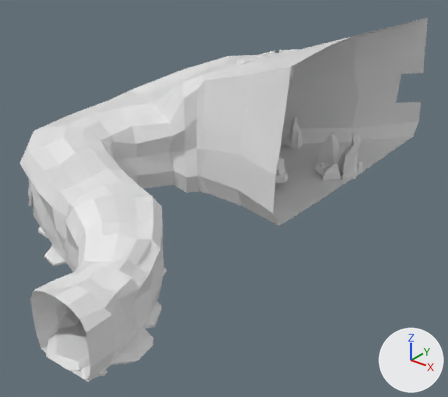
A saved change to the OBJ model assets/twisting-tunnel.obj.
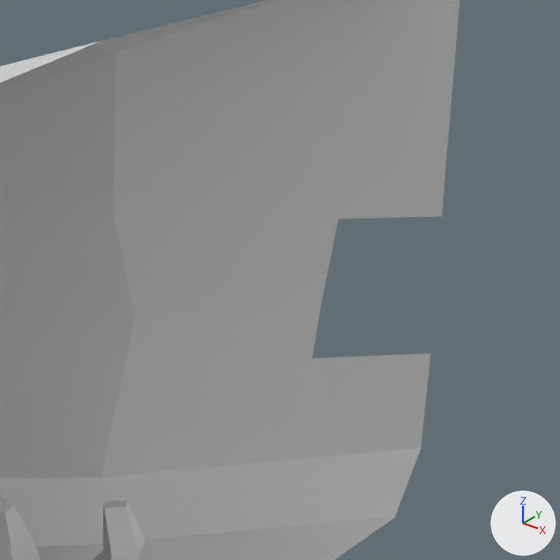
Each version appears first whole from a camera (50 mm lens) standing at (7.3, -31.11, 14.72) and looking at (-10.34, -9.06, 1.05), and next in a close-up on the part from 74% to 100% of the width and 7% to 37% of the height. The lights are fixed; the arrows at lower right show +X, +Y and +Z. Where no turn or scale is listed for an object, it has been applied to the vertices.

Names of what the first close-up shows: 'Cube.002_Cube.004', 'Rock_Type3_02_mesh.001_Cube.031'.
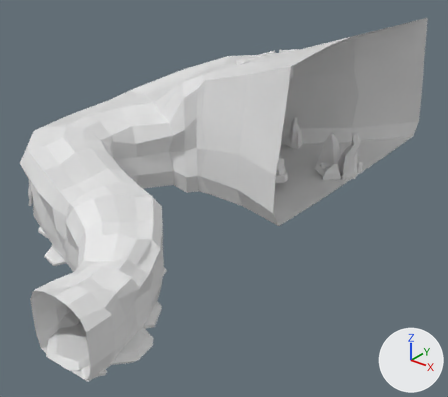
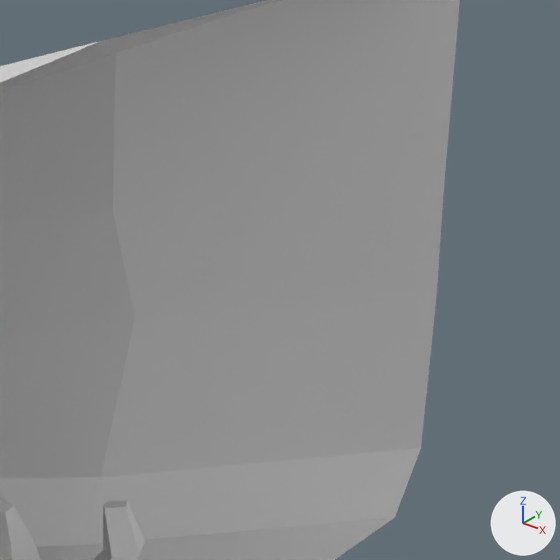
The newer file is also turned or shifted as a whole; pictures and numbers use the older file's frame.

Location of each change, [x1, y1, x2, y2] in pixels of the close-ups (560 x 560 px; the box of a moved part takes in the faces that stretch with it):
part 1 of me_cube_002_cube_004, moved or reshaped: [101, 190, 444, 477] in both

Edits to the bpy script that builds the scene:
```text
Change me_cube_002_cube_004:
    where me_cube_002_cube_004.from_pydata(...)  # 340 vertices, 320 faces; spans x -18.6..-6.0, y -21.3..4.5, z -0.2..9.1
    used by ob_cube_002_cube_004; location = (0.0, 0.0, 0.0)
    verts and faces of me_cube_002_cube_004; kept vertices keep their numbers, new ones are numbered from 340
    before: 304 (-8.6, 0.9, 2.4) at pixel (100, 477), 316 (-8.6, 0.6, 5.8) at pixel (112, 211), 317 (-8.4, 1.0, 4.5) at pixel (135, 317), 330 (-6.0, 4.5, 2.4) at pixel (421, 447), 332 (-6.0, 4.0, 5.8) at pixel (443, 190)
    before: 335 (-6.0, 4.1, 5.5) at pixel (442, 216), 336 (-6.8, 2.9, 5.6) at pixel (338, 219), 337 (-6.0, 4.3, 3.7) at pixel (430, 353), 338 (-7.0, 3.0, 3.8) at pixel (312, 358), 339 (-6.9, 3.0, 4.5) at pixel (321, 302)
    me_cube_002_cube_004 part 1
    add delete_vertices([*range(335, 340)])  # with the faces that use them
    add verts[340] = (-6.0, 4.3, 4.5)  # pixel (436, 293)
    add faces += [(304, 317, 340, 330), (316, 332, 340, 317)]
```
